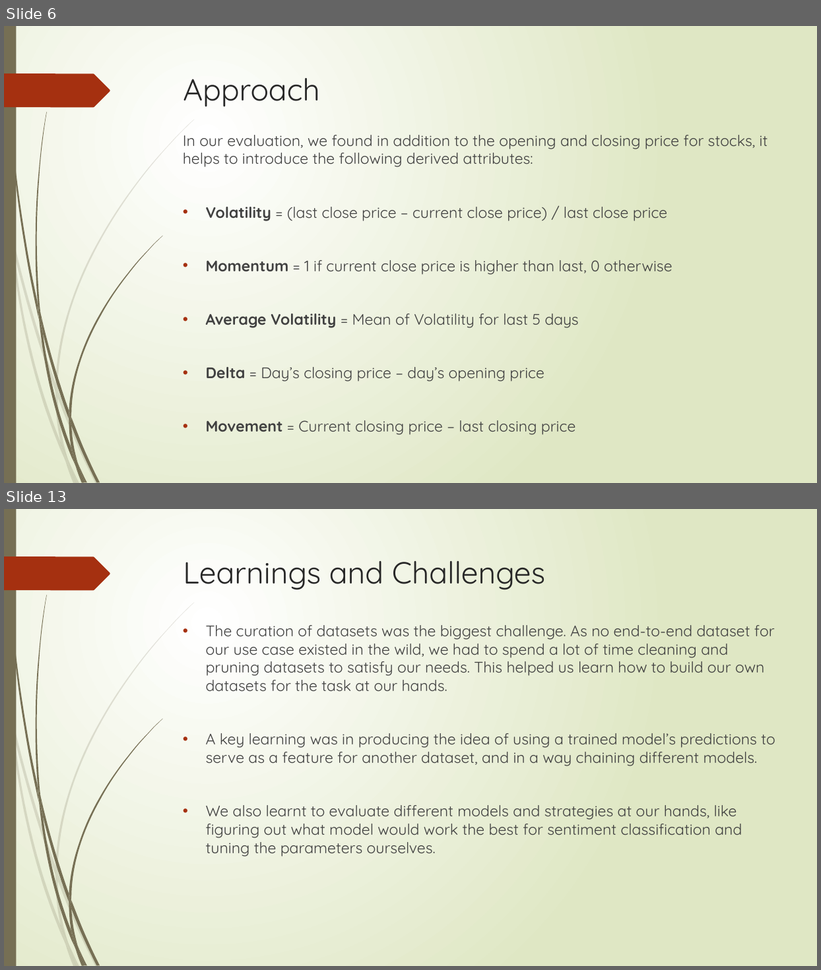
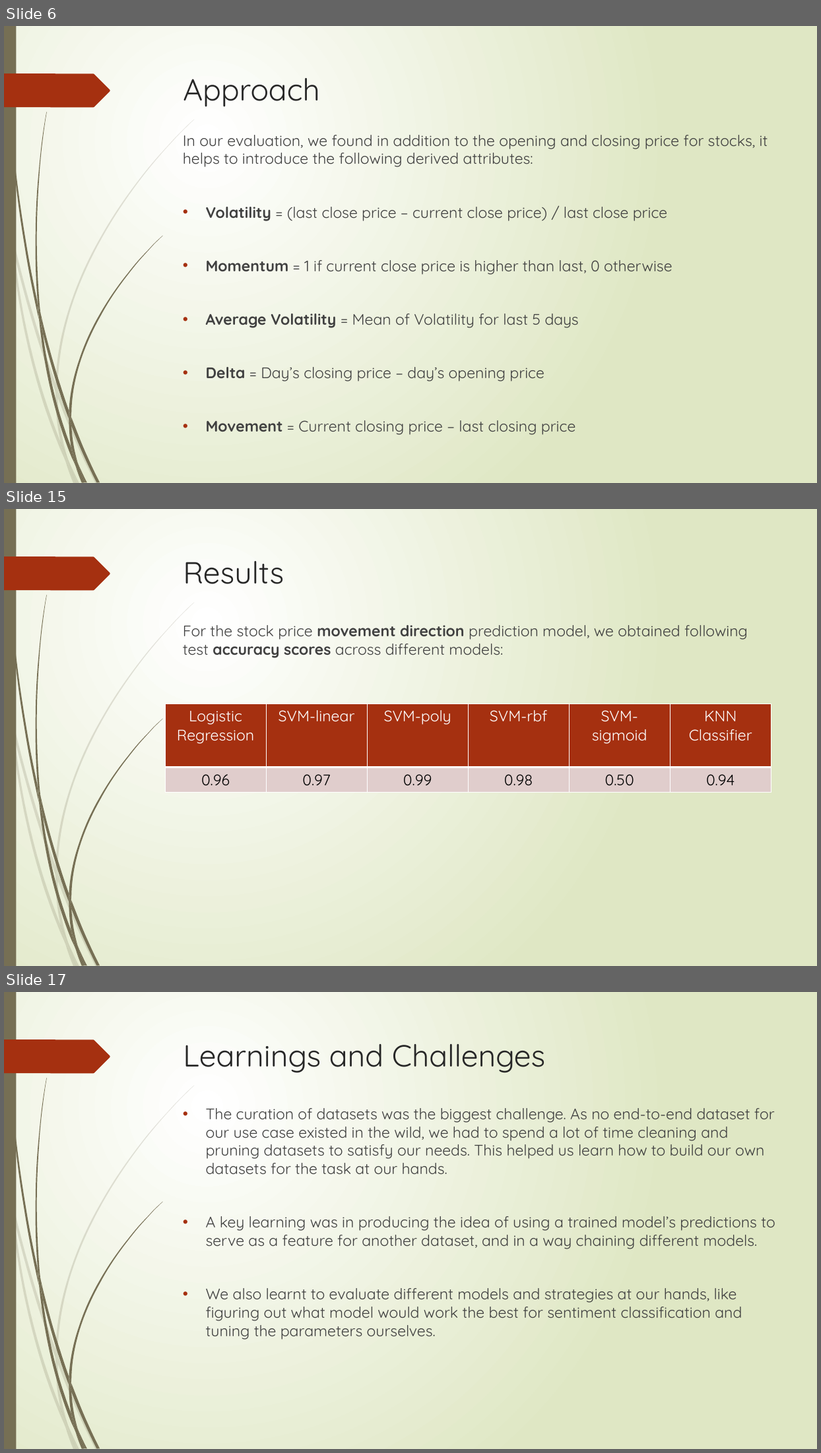
Before and after one commit to shobhitv-builds/nlp-proj, a slide deck: reports/NLP Stock Prediction.pptx. Shown one above the other, each under a label of ours: slides 6 and 13 before the commit, slides 6, 15 and 17 after it; the slides between them are not shown. The pictures are 821x970 and 821x1453 pixels, drawn with LibreOffice and Linux fonts; fonts in the diff are those of the drawing. Boxes give left, top, right and bottom in pixels: in the first picture for what was removed or moved away, otherwise in the second. Text is boxed around its words. In the diff, an @@ line names an element or a change of style, - is before the commit and + after.

```diff
--- a/reports/NLP Stock Prediction.pptx
+++ b/reports/NLP Stock Prediction.pptx
@@ slide 15 added at bbox=[4, 509, 817, 966], background gradient #FFFFFF to #DFE8C4; not listed: 24 template elements that a slide beside it also shows @@
@@ title added at bbox=[183, 561, 284, 584], 36 pt, text #262626 @@
+Results
@@ text added at bbox=[183, 625, 748, 658], 18 pt, text #404040 @@
+For the stock price movement direction prediction model, we obtained following test accuracy scores across different models:
@@ table added at bbox=[165, 704, 773, 789], 2 rows, 6 columns @@
+Logistic / Regression | SVM-linear | SVM-poly | SVM-rbf | SVM-sigmoid | KNN / Classifier
+0.96 | 0.97 | 0.99 | 0.98 | 0.50 | 0.94
@@ what was slide 13 is now slide 17 @@
```
Also in this commit, not shown: 7 slides changed, 3 other slides added.
